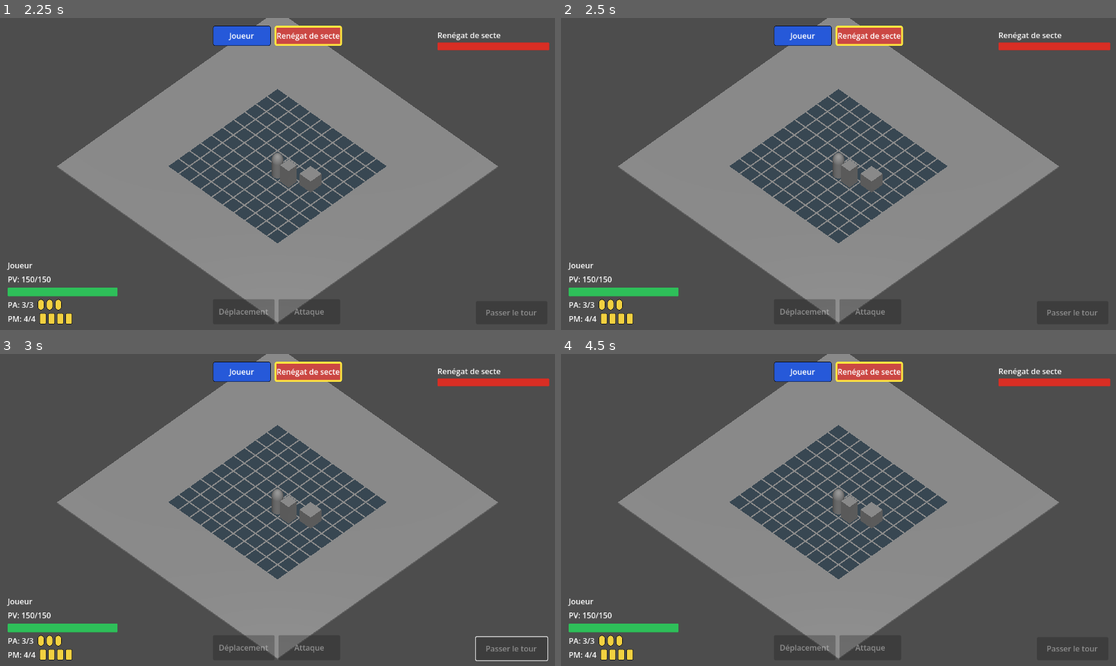
Above: before the commit, frames 1-4 (two rows, left to right).
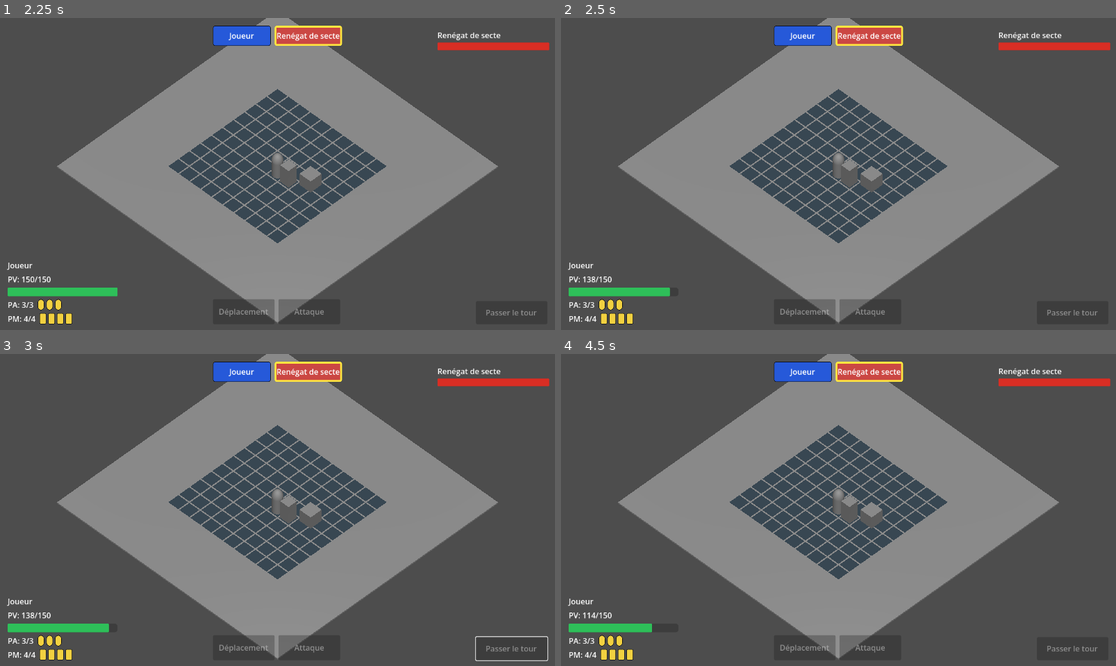
Above: after the commit, the same moments.

Repository: sillpct/lagoutte
Game: Godot game, scene res://scenes/main/main.tscn
The game is run twice, just before and just after one commit, with the same random seed, the same clock (stepped at 60 frames per second) and the same inputs.
Inputs (mouse positions are in pixels of both pictures, inside the frame that each line leads up to):
- Up to frame 1 (2.25 s): click "Nouvelle Partie" at 0.5 s; click "Passer le tour" at 1.25 s; tap Enter (ui_accept) at 2 s; move the mouse to (399, 158) at 2.02 s; hold Right (ui_right) from 2.03 s (still down); hold T (end_turn) from 2.03 s (still down); click (399, 158) at 2.17 s
- Up to frame 2 (2.5 s): keep holding Right (ui_right); keep holding T (end_turn); tap Enter (ui_accept) at 2.27 s
- Up to frame 3 (3 s): tap Enter (ui_accept) at 2.75 s; move the mouse to (166, 525) at 2.77 s; release Right (ui_right) at 2.78 s; release T (end_turn) at 2.78 s; hold Down (ui_down) from 2.78 s (still down); tap T (end_turn) at 2.85 s
- Up to frame 4 (4.5 s): tap Enter (ui_accept) at 3.02, 3.5, 4.25 s; move the mouse to (894, 441) at 3.52 s; release Down (ui_down) at 3.53 s; hold Right (ui_right) 3.53-4.28 s; hold E (interact) 3.53-4.28 s; tap T (end_turn) at 3.8 s; move the mouse to (810, 572) at 4.27 s; hold Up (ui_up) from 4.28 s (still down); tap A (toggle_attack_mode) at 4.35 s; click (810, 572) at 4.42 s

Frame 1 is identical in both runs. In frame 2, less than 0.1% of the frame differs, in the area x 4-22%, y 82-90%; in frame 3, less than 0.1%; in frame 4, 0.2%.
Error before the commit: Invalid access to property or key 'combat_over' on a base object of type 'Node (CombatManager)'. (res://scenes/combat/combat_attack.gd:148)

Commit message:
Update combat_manager.gd

Diff:
--- a/scenes/combat/combat_manager.gd
+++ b/scenes/combat/combat_manager.gd
@@ -1,11 +1,18 @@
 class_name CombatManager
 extends Node
 
+enum CombatIssue {
+	VICTORY,
+	DEFEAT,
+}
+
 signal unit_resources_changed(unit: Node3D)
+signal combat_ended(issue: CombatIssue)
 
 @export var grid: CombatGrid
 @export var units: Array[Node3D] = []
 
+var combat_over := false
 var current_unit_index := 0
 var _resources_by_unit: Dictionary = {}
 var _event_bus = null
@@ -22,6 +29,8 @@
 	start_turn(get_current_unit())
 
 func _unhandled_input(event: InputEvent) -> void:
+	if combat_over:
+		return
 	if get_current_unit() == null:
 		return
 	if event.is_action_pressed("end_turn"):
@@ -29,6 +38,8 @@
 		get_viewport().set_input_as_handled()
 
 func start_turn(unit: Node3D) -> void:
+	if combat_over:
+		return
 	if unit == null:
 		return
 
@@ -59,6 +70,8 @@
 	unit_resources_changed.emit(unit)
 
 func end_turn() -> void:
+	if combat_over:
+		return
 	if units.is_empty():
 		return
 
@@ -73,15 +86,21 @@
 	start_turn(get_current_unit())
 
 func request_player_end_turn() -> void:
+	if combat_over:
+		return
 	if not can_player_end_turn():
 		return
 	end_turn()
 
 func can_player_end_turn() -> bool:
+	if combat_over:
+		return false
 	var unit := get_current_unit()
 	return unit != null and unit.name == "Player"
 
 func get_current_unit() -> Node3D:
+	if combat_over:
+		return null
 	if units.is_empty() or current_unit_index < 0 or current_unit_index >= units.size():
 		return null
 	return units[current_unit_index]
@@ -143,8 +162,35 @@
 	else:
 		current_unit_index = 0
 
+	_check_combat_end()
 	print(unit.name, " quitte le combat.")
 	unit.queue_free()
+
+func _check_combat_end() -> void:
+	if combat_over:
+		return
+
+	var has_player := false
+	var has_enemy := false
+	for unit in units:
+		if unit.name == "Player":
+			has_player = true
+		else:
+			has_enemy = true
+
+	if not has_player:
+		_end_combat(CombatIssue.DEFEAT)
+	elif not has_enemy:
+		_end_combat(CombatIssue.VICTORY)
+
+func _end_combat(issue: CombatIssue) -> void:
+	if combat_over:
+		return
+
+	combat_over = true
+	var issue_text := "victoire" if issue == CombatIssue.VICTORY else "défaite"
+	print("Combat terminé : ", issue_text)
+	combat_ended.emit(issue)
 
 func _get_unit_resource(unit: Node3D, resource_name: String) -> int:
 	if not _resources_by_unit.has(unit):
